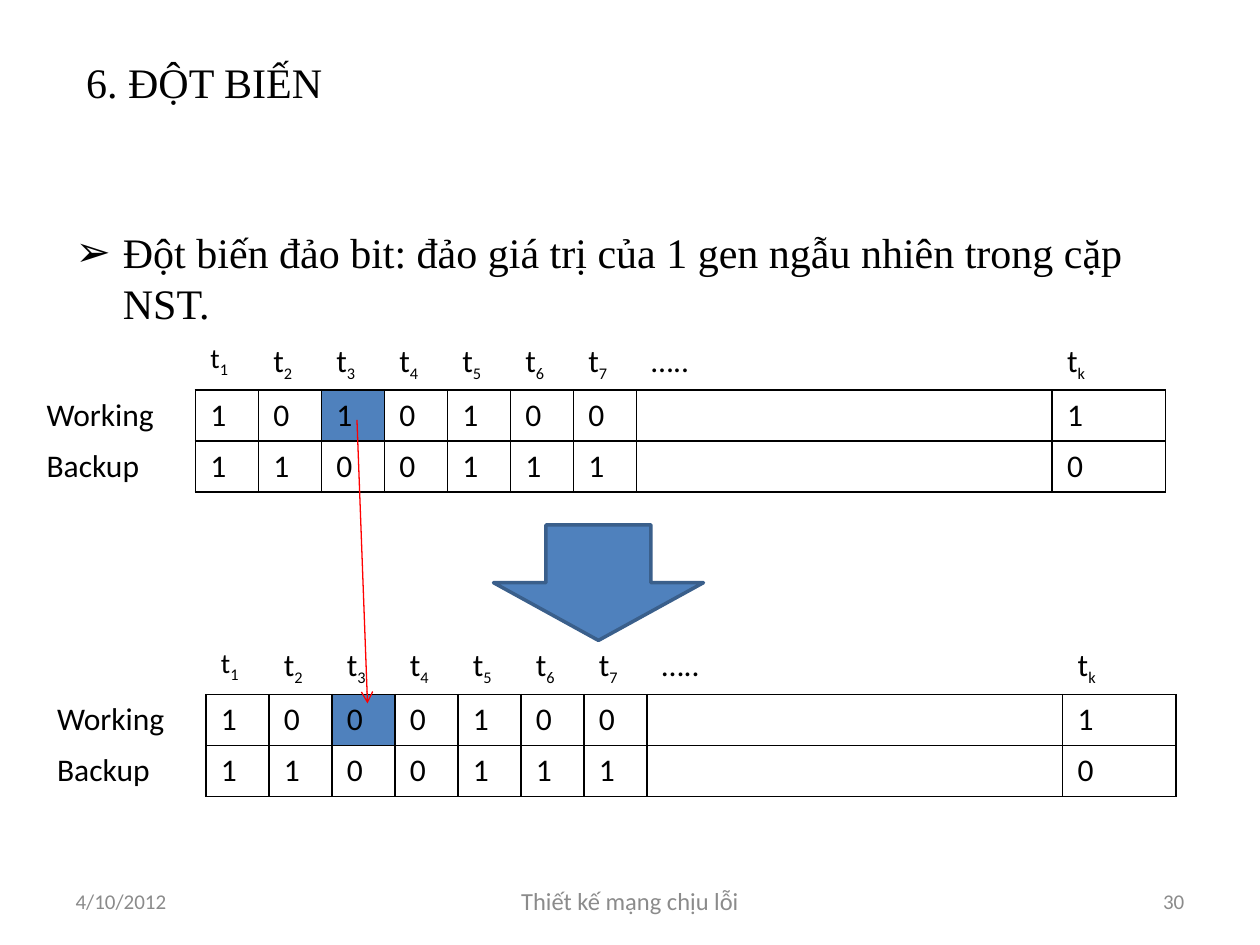
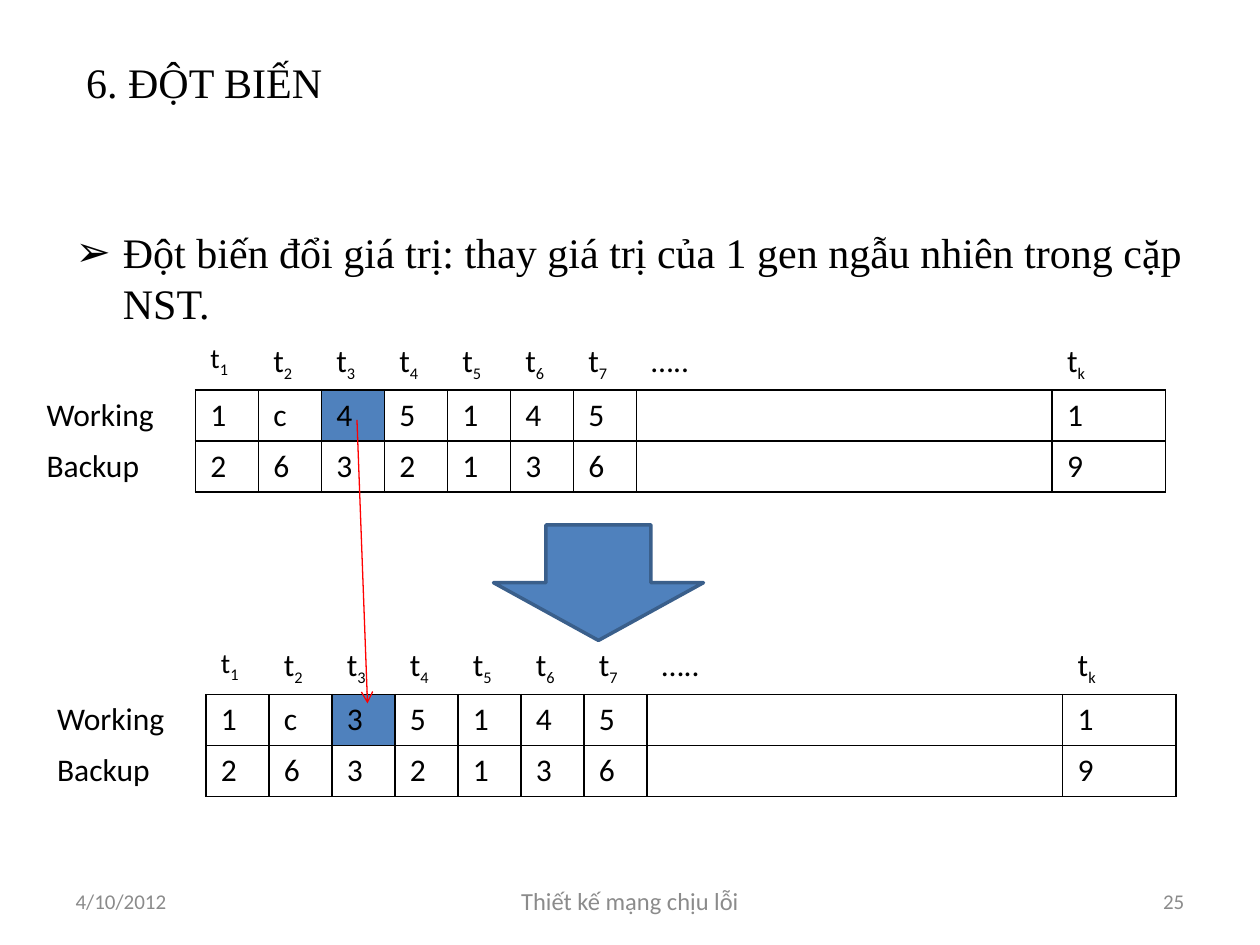
Before and after one commit to luongnv89/GAMSOND, a slide deck: slide 25 of Presents/Luongnv.Intro6.0.pptx (slide 30 before the commit). Drawn at 1260x945 pixels with LibreOffice and Linux fonts; fonts in the diff are those of the drawing. Boxes give left, top, right and bottom in pixels: in the first picture for what was removed or moved away, otherwise in the second. Text is boxed around its words. In the diff, an @@ line names an element or a change of style, - is before the commit and + after.

Commit message:
- Các bài báo cáo

```diff
--- a/Presents/Luongnv.Intro6.0.pptx
+++ b/Presents/Luongnv.Intro6.0.pptx
@@ text at bbox=[123, 237, 1181, 320]: text changed @@
-➢ Đột biến đảo bit: đảo giá trị của 1 gen ngẫu nhiên trong cặp NST.
+➢ Đột biến đổi giá trị: thay giá trị của 1 gen ngẫu nhiên trong cặp NST.
@@ table at bbox=[32, 336, 1166, 678] @@
-row 2: Working | 1 | 0 | 1 | 0 | 1 | 0 | 0 |  | 1
+row 2: Working | 1 | c | 4 | 5 | 1 | 4 | 5 |  | 1
-row 3: Backup | 1 | 1 | 0 | 0 | 1 | 1 | 1 |  | 0
+row 3: Backup | 2 | 6 | 3 | 2 | 1 | 3 | 6 |  | 9
@@ table at bbox=[42, 640, 1176, 794] @@
-row 2: Working | 1 | 0 | 0 | 0 | 1 | 0 | 0 |  | 1
+row 2: Working | 1 | c | 3 | 5 | 1 | 4 | 5 |  | 1
-row 3: Backup | 1 | 1 | 0 | 0 | 1 | 1 | 1 |  | 0
+row 3: Backup | 2 | 6 | 3 | 2 | 1 | 3 | 6 |  | 9
@@ page number at bbox=[1163, 895, 1184, 909]: text changed @@
-30
+25
```
Also in this commit, not shown: 8 other slides changed, 8 slides removed.
